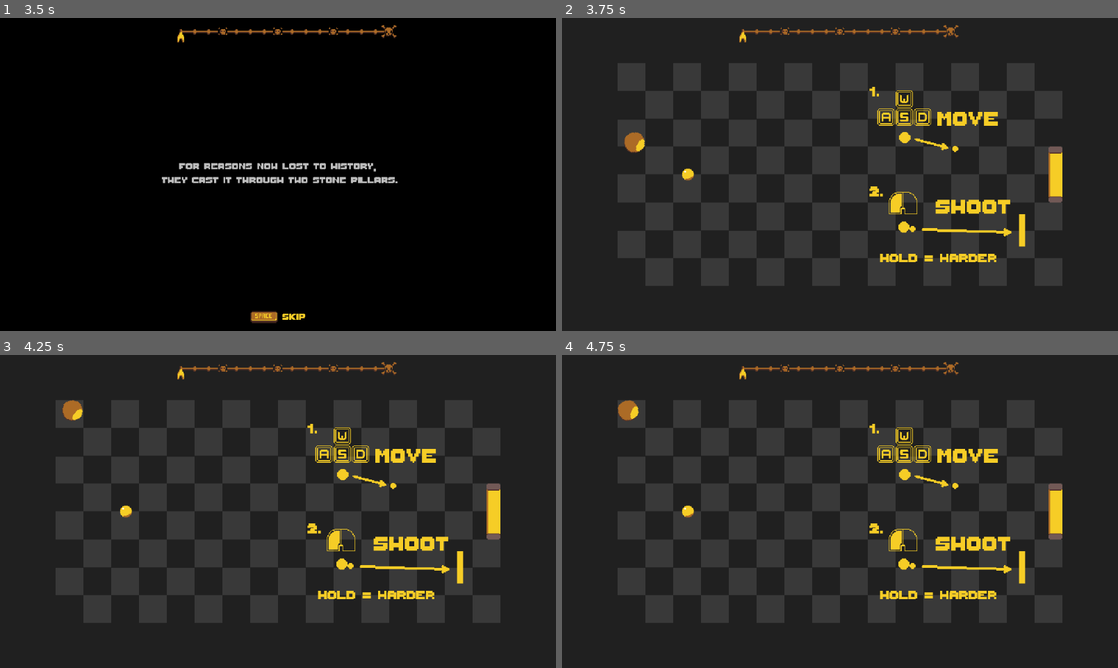
Above: before the commit, frames 1-4 (two rows, left to right).
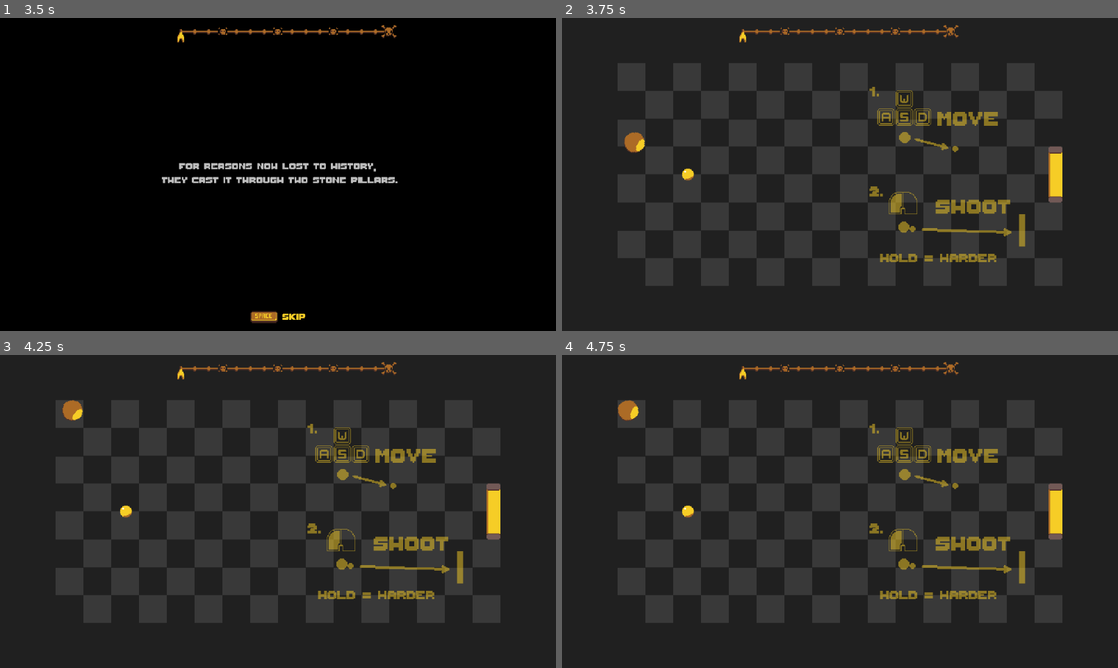
Above: after the commit, the same moments.

Repository: coderKillo/jam-brackys-2025
Game: Godot game, scene res://base/menu/main_menu/main_menu.tscn
The game is run twice, just before and just after one commit, with the same random seed, the same clock (stepped at 60 frames per second) and the same inputs. The engine's default icon, where the game draws it, is replaced by a stand-in: a white triangle on a blue panel in a dark square.
Inputs (mouse positions are in pixels of both pictures, inside the frame that each line leads up to):
- Up to frame 1 (3.5 s): click "New Game" at 0.5 s; tap Enter at 1.25, 2.75 s; move the mouse to (400, 158) at 1.27 s; press the mouse at (400, 158) at 1.28 s; hold D (move_right) 1.28-2.03 s; tap Space (skip) at 2 s; move the mouse to (166, 190) at 2.02 s; release the mouse at (166, 190) at 2.03 s; hold S (move_down) 2.03-2.78 s; click (166, 190) at 2.1 s; move the mouse to (333, 105) at 2.77 s; press the mouse at (333, 105) at 2.78 s; hold D (move_right) from 2.78 s (still down)
- Up to frame 2 (3.75 s): tap Space (skip) at 3.5 s; move the mouse to (812, 237) at 3.52 s; release D (move_right) at 3.53 s; release the mouse at (812, 237) at 3.53 s; hold W (move_up) from 3.53 s (still down); click (812, 237) at 3.6 s
- Up to frame 3 (4.25 s): keep holding W (move_up)
- Up to frame 4 (4.75 s): move the mouse to (1006, 558) at 4.27 s; release W (move_up) at 4.28 s; press the mouse at (1006, 558) at 4.28 s; hold A (move_left) from 4.28 s (still down)

Frame 1 is identical in both runs. In frame 2, 2.3% of the frame differs, in the area x 55-84%, y 22-78%; in frame 3, 2.3%; in frame 4, 2.3%.

Commit message:
fix tutorial stay on screen and make tutorial little transparent

Diff:
--- a/game/systems/tutorial_manager.gd
+++ b/game/systems/tutorial_manager.gd
@@ -13,10 +13,11 @@
 	if index >= texture_resource.size():
 		return
 	texture.texture = texture_resource[index]
-	texture.modulate.a = 1.0
+	texture.modulate.a = 0.5
 	texture.show()
 
 
 func hide_tutorial(fade: float):
 	var tween = get_tree().create_tween()
 	tween.tween_property(texture, "modulate:a", 0.0, fade)
+	tween.tween_callback(texture.hide)
